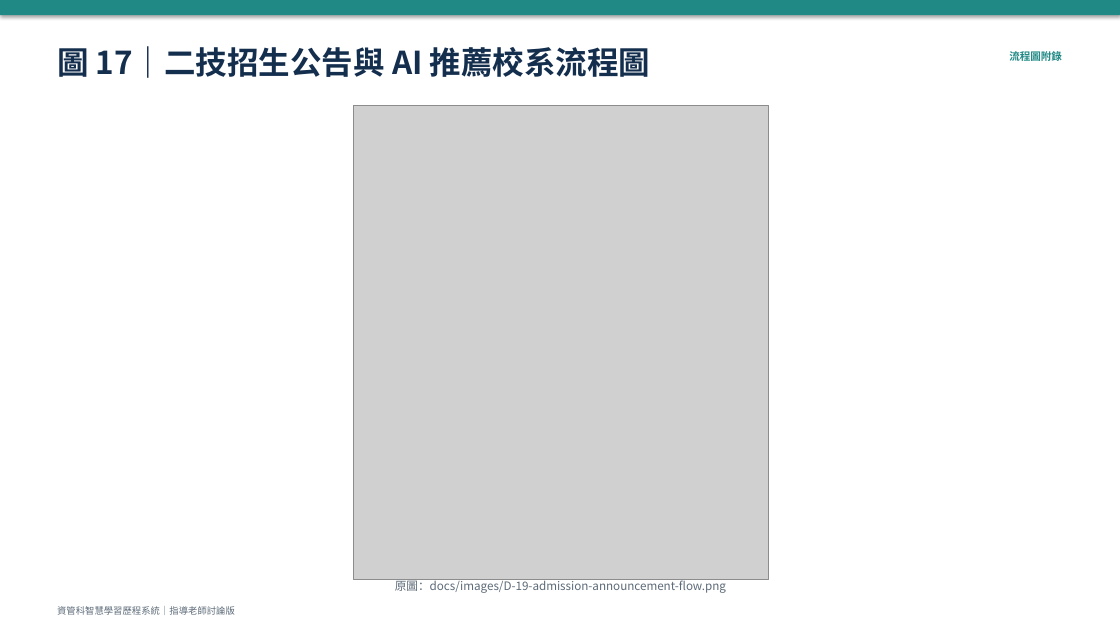
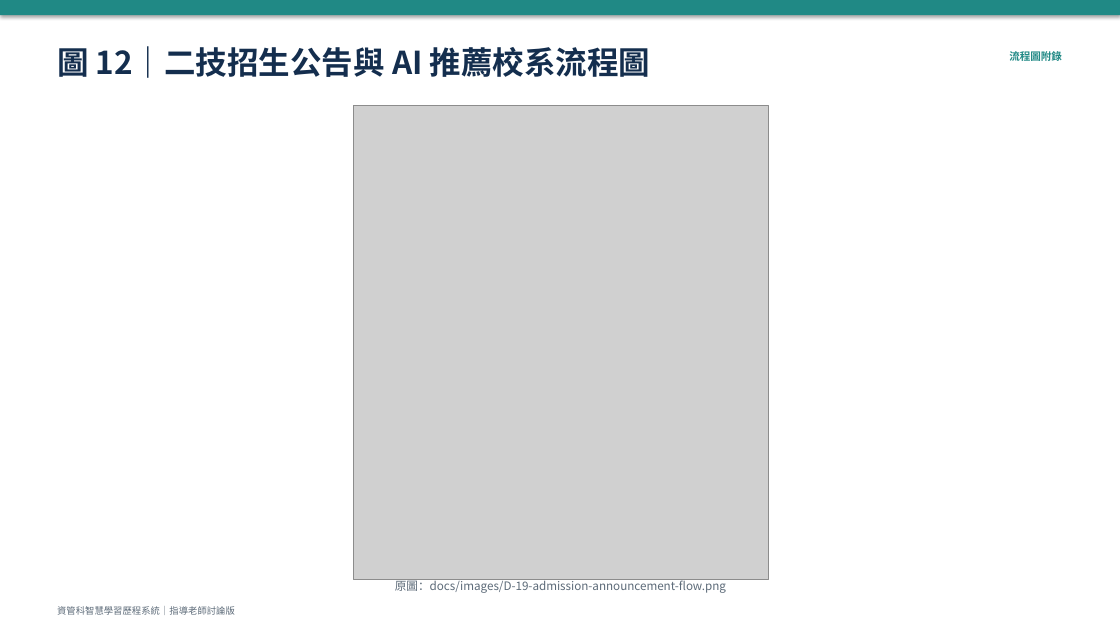
Before and after one commit to vujhdcusa/1028, a slide deck: slide 13 of docs/08_簡報/AI_流程圖彙整_2026-10-10.pptx (slide 18 before the commit). Drawn at 1120x630 pixels with LibreOffice and Linux fonts; fonts in the diff are those of the drawing; grey boxes stand for pictures. Boxes give left, top, right and bottom in pixels: in the first picture for what was removed or moved away, otherwise in the second. Text is boxed around its words. In the diff, an @@ line names an element or a change of style, - is before the commit and + after.

```diff
--- a/docs/08_簡報/AI_流程圖彙整_2026-10-10.pptx
+++ b/docs/08_簡報/AI_流程圖彙整_2026-10-10.pptx
@@ text at bbox=[57, 42, 651, 83]: text changed @@
-圖 17｜二技招生公告與 AI 推薦校系流程圖
+圖 12｜二技招生公告與 AI 推薦校系流程圖
```
Also in this commit, not shown: 17 other slides changed, 4 slides added, 56 other files.
